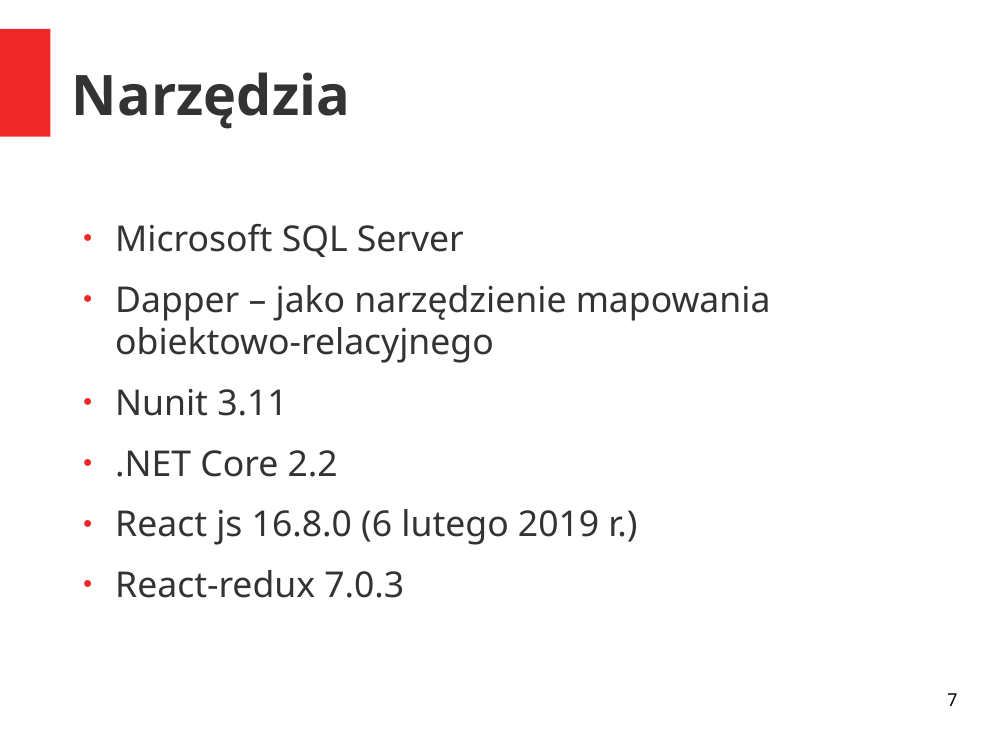
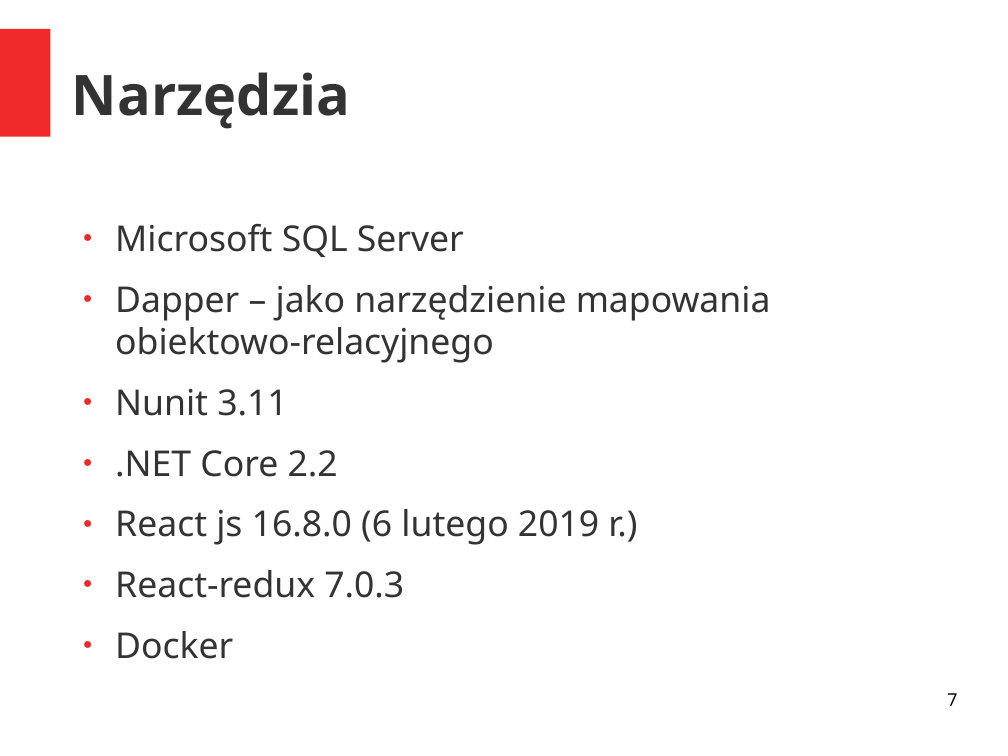
Before and after one commit to AGranosik/IWP, a slide deck: slide 7 of IWP.odp. Drawn at 1008x756 pixels with LibreOffice and Linux fonts; fonts in the diff are those of the drawing. Boxes give left, top, right and bottom in pixels: in the first picture for what was removed or moved away, otherwise in the second. Text is boxed around its words. In the diff, an @@ line names an element or a change of style, - is before the commit and + after.

```diff
--- a/IWP.odp
+++ b/IWP.odp
@@ text at [115,631,233,659]: paragraph added @@
+● Docker
```
Also in this commit, not shown: 6 other slides changed.
